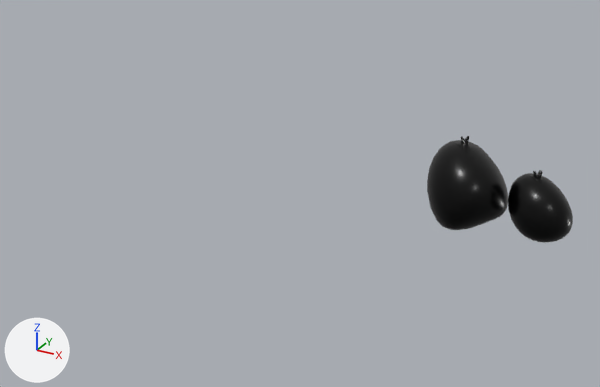
The FBX model FBXs/Trashconjunto.fbx: old version first, new version second.
One viewpoint serves both versions: a camera (50 mm lens) standing at (2.73, -10.27, 2.19) and looking at (-0.03, -5.26, -0.32). Every picture has the same lights, and +X, +Y and +Z are marked at lower left. Where no turn or scale is listed for an object, it has been applied to the vertices.

The first picture shows 'Trashconjunto'.
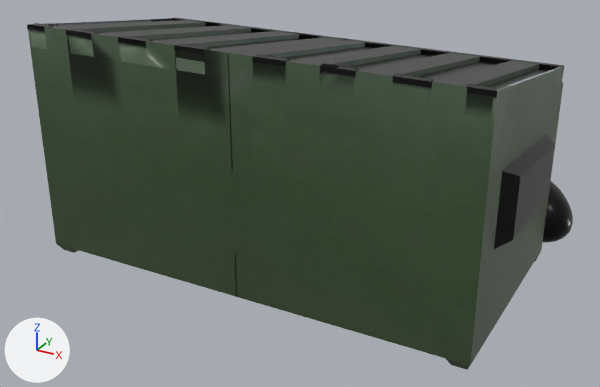
The newer file is also turned or shifted as a whole; pictures and numbers use the older file's frame.

Location of each change, (x1, y1, x2, y2) in pixels of the pictures (600 x 387 px):
'Trashconjunto', reshaped (272% wider, 231% taller)
    before: (427, 136, 573, 242)
    after: (27, 17, 573, 370)
part 1 of me_sphere_006, added (green)
    after: (27, 17, 354, 297)
part 2 of me_sphere_006, added
    after: (228, 39, 564, 370)

The edits, one by one:
Picture 'TCom_Plastic_Polyethylene_header.jpg' (img_tcom_plastic_polyethylene_header_jpg) is new.
Material 'Trashgreen.002' (mat_trashgreen_002) is new.
Its texture is img_tcom_plastic_polyethylene_header_jpg.
Its roughness is 0.4.
me_sphere_006 is used by ob_trashconjunto; location (1.021, -4.29, -0.459).
me_sphere_006 had 992 vertices, 1052 faces and spanned x -0.421..0.765, y -0.271..0.438, z -0.336..0.424.
me_sphere_006 now has 1586 vertices, 1604 faces and spans x -2.737..0.765, y -1.912..0.438, z -0.336..1.422.
me_sphere_006 part 1: a new loose piece of 267 vertices spanning x -2.737..-0.942, y -1.912..-0.223, z -0.322..1.422.
me_sphere_006 part 2: a new loose piece of 263 vertices spanning x -1.1..0.695, y -1.912..-0.223, z -0.322..1.422.
me_sphere_006 now uses material mat_trashgreen_002 (picture img_tcom_plastic_polyethylene_header_jpg).
